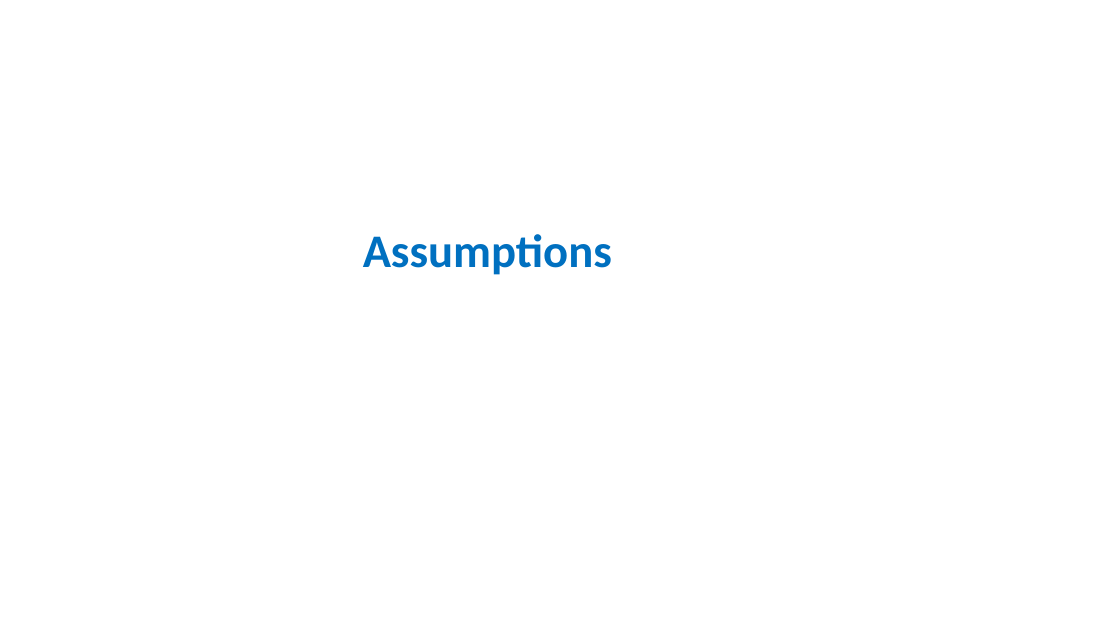
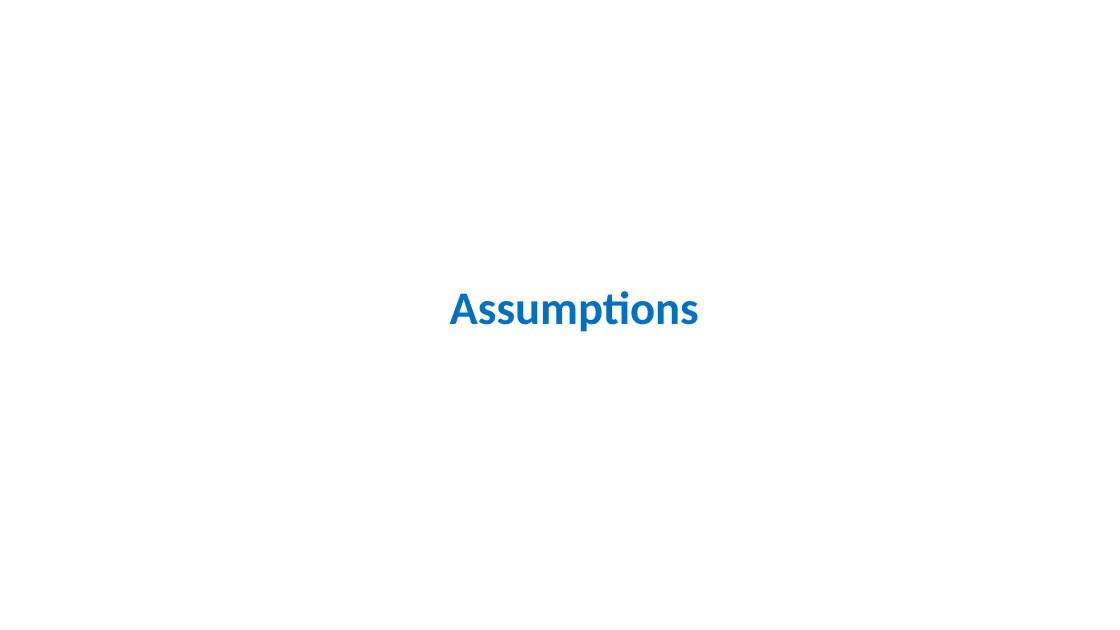
Before and after one commit to manasagodkhindi/AmesHousingPrediction, a slide deck: slide 26 of HousingPricesPresentations-3.pptx. Drawn at 1120x630 pixels with LibreOffice and Linux fonts; fonts in the diff are those of the drawing. Boxes give left, top, right and bottom in pixels: in the first picture for what was removed or moved away, otherwise in the second. Text is boxed around its words. In the diff, an @@ line names an element or a change of style, - is before the commit and + after.

```diff
--- a/HousingPricesPresentations-3.pptx
+++ b/HousingPricesPresentations-3.pptx
@@ text "Assumptions": place and size @@
-text "Assumptions" at <box>363,234,612,275</box>
+text "Assumptions" at <box>450,291,699,332</box>
```
Also in this commit, not shown: 1 slide added, 1 slide removed, 1 other file.
